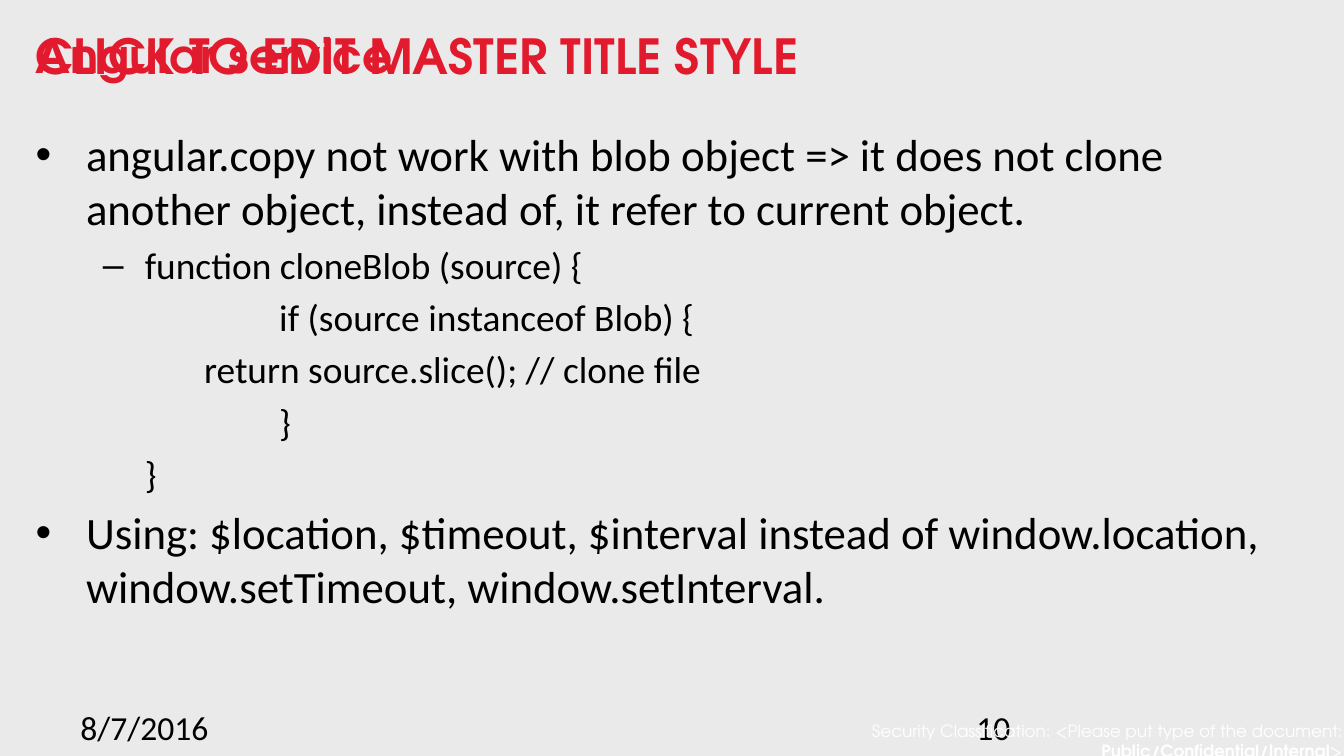
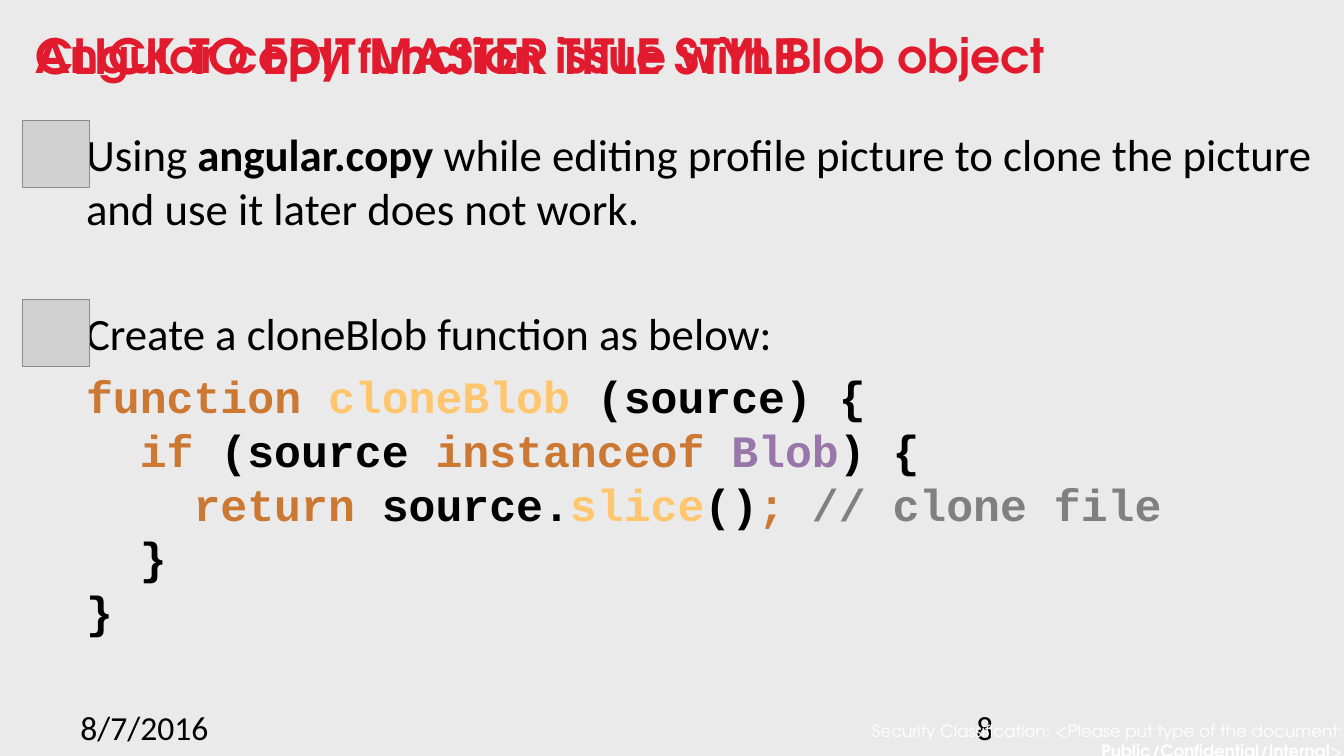
Before and after one commit to nnsan/angular_best_practice, a slide deck: slide 8 of Angular best practice.pptx (slide 10 before the commit). Drawn at 1344x756 pixels with LibreOffice and Linux fonts; fonts in the diff are those of the drawing; grey boxes stand for pictures; background and template pictures are left out. Boxes give left, top, right and bottom in pixels: in the first picture for what was removed or moved away, otherwise in the second. Text is boxed around its words. In the diff, an @@ line names an element or a change of style, - is before the commit and + after.

```diff
--- a/Angular best practice.pptx
+++ b/Angular best practice.pptx
@@ title at [36,37,865,477]: text changed @@
-Angular service
+Angular copy function issue with Blob object
@@ picture added at [23,121,90,188] @@
@@ text at [86,134,1311,531]: text changed @@
-• angular.copy not work with blob object => it does not clone another object, instead of, it refer to current object.
-  – function cloneBlob (source) {
-  if (source instanceof Blob) {
-  return source.slice(); // clone file
-  }
-  }
-• Using: $location, $timeout, $interval instead of window.location, window.setTimeout, window.setInterval.
+Using angular.copy while editing profile picture to clone the picture and use it later does not work.
+Create a cloneBlob function as below:
+function cloneBlob (source) {
+if (source instanceof Blob) {
+return source.slice(); // clone file
+}
+}
@@ picture added at [23,300,90,367] @@
@@ page number at [976,717,993,741]: text changed @@
-10
+8
```
Also in this commit, not shown: 9 other slides changed, 2 slides removed.
